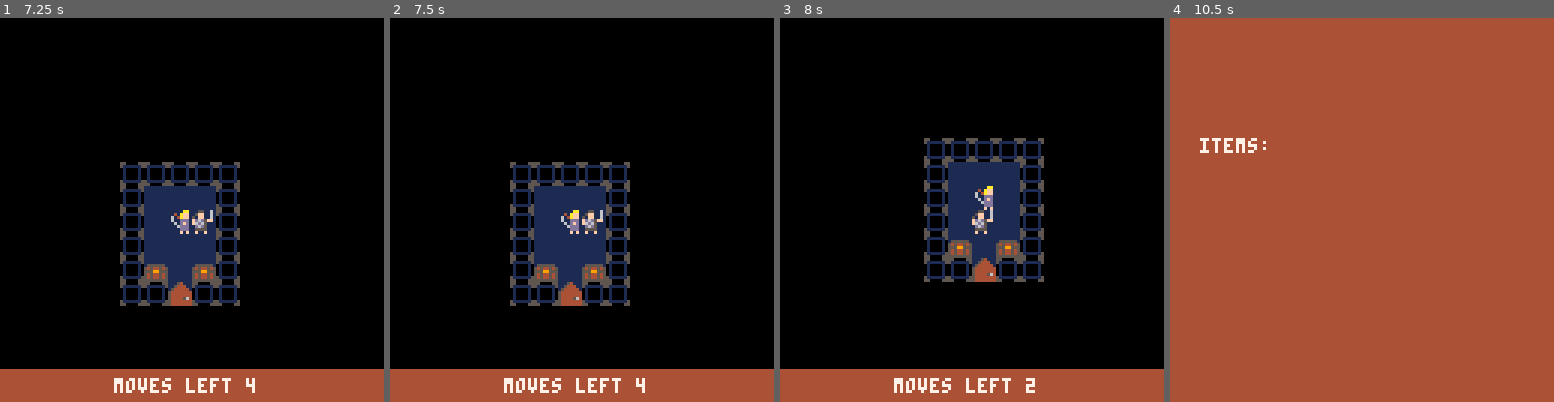
Above: before the commit, frames 1-4 (left to right).
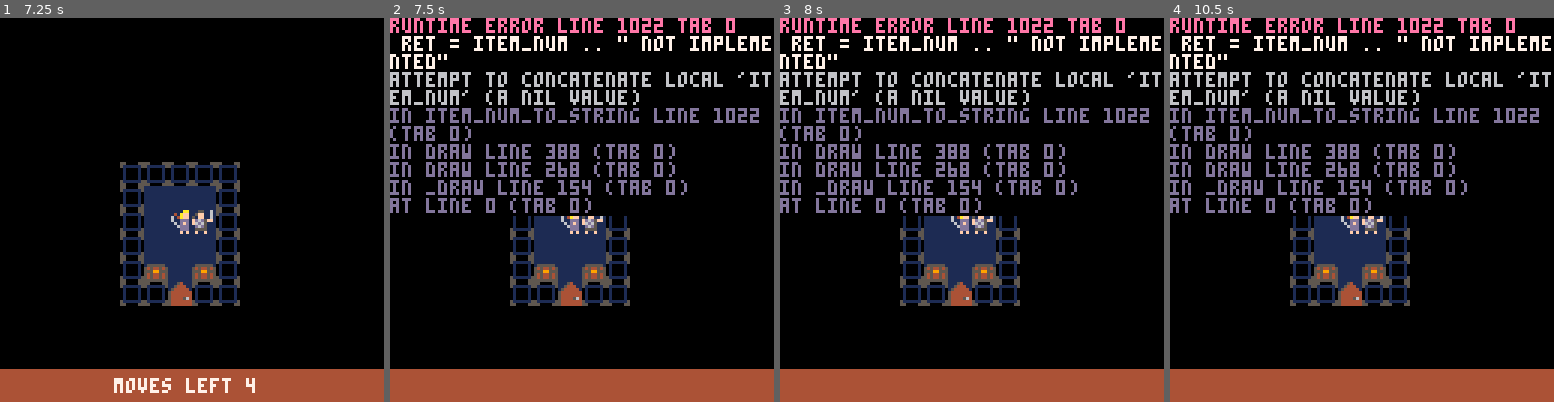
Above: after the commit, the same moments.

Repository: rad-corps/HQuest
Game: PICO-8 cartridge hq.p8
Two runs of this game, one before a commit and one after it. Both use one fixed random seed, a clock stepped at 60 frames per second and the inputs below.
Inputs:
- Up to frame 1 (7.25 s): tap O (Z key) at 0.33, 1.07, 2.22, 3.72, 5.22, 6.72 s; tap Down at 0.7 s; tap X (X key) at 1.43, 2.07, 2.82, 3.57, 4.32, 5.07, 5.82, 6.57 s; hold Up 1.97-2.63 s; hold Right 2.68-3.02 s; hold Down 3.07-3.73 s; hold Left 3.78-4.12 s; hold Up 4.17-4.5 s; hold Left 4.55-5.05 s; hold Right 5.1-5.93 s; hold Up 5.98-6.65 s; hold Right 6.7-7.03 s; hold Down from 7.08 s (still down)
- Up to frame 2 (7.5 s): keep holding Down; tap X (X key) at 7.32 s
- Up to frame 3 (8 s): release Down at 7.75 s; hold Left from 7.8 s (still down)
- Up to frame 4 (10.5 s): tap X (X key) every 0.75 s from 8.07 to 10.32 s; release Left at 8.13 s; hold Up 8.18-8.52 s; tap O (Z key) at 8.22, 9.72 s; hold Left 8.57-9.07 s; hold Right 9.12-9.95 s; hold Up from 10 s (still down)

Frame 1 is identical in both runs. In frame 2, 14% of the frame differs, in the area x 0-100%, y 0-98%; in frame 3, 20%; in frame 4, 91%, in the area x 0-100%, y 0-92%.
Error after the commit: runtime error line 1022 tab 0; ret = item_num .. " not implemented"; attempt to concatenate local 'item_num' (a nil value)

Commit message:
WIP giving items

Diff:
--- a/hq.p8
+++ b/hq.p8
@@ -304,6 +304,9 @@
 		if (btnp(3)) p.item_selection += 1
 		if (p.item_selection < 1) p.item_selection = #p.items
 		if (p.item_selection > #p.items) p.item_selection = 1
+		if (btnp(4)) then
+			app_state = game_state
+		end
 		if (btnp(5)) then
 			--get item type
 			local item = p.items[p.item_selection]
@@ -384,6 +387,12 @@
 				local en = p.adjacent_enemies[p.attack_selection]
 				restore_camera()
 				rect(en.x * 8, en.y * 8, en.x * 8 + 7, en.y * 8 + 7, animator)
+			elseif p.state == "give_menu" then
+				print(" \x8b" .. item_num_to_string(p.items[p.item_selection]) .."\x91 give\x97", 5, 120, 7)
+				--get cell to hilight
+				local mt = p:get_mate()
+				restore_camera()
+				rect(mt.x * 8, mt.y * 8, mt.x * 8 + 7, mt.y * 8 + 7, animator)
 			end
 		end
 
@@ -580,6 +589,21 @@
 		self:do_move_or_action_menu()
 	elseif self.state == "attack_menu" then
 		self:do_attack_menu()
+	elseif self.state == "give_menu" then
+		self:do_give_menu()
+	end
+end
+
+function player:do_give_menu()
+	if (btnp(5)) then
+
+		local mate = self:get_mate()
+
+		--copy the item to our mate
+		add(mate.items, self.items[self.item_selection])
+
+		--remove the item from ourselves
+		del(self.items, self.item_selection)
 	end
 end
 
@@ -668,9 +692,10 @@
 		end
 
 		--check surrounding location for mate. open give menu
-		--if self.state != "attack_menu" and ch_opened == false
-
-		if self.state != "attack_menu" and ch_opened == false and self.ml == 0 then
+		if self.state != "attack_menu" and ch_opened == false and self:is_player_adjacent() == true then
+			self.state = "give_menu"
+
+		elseif self.state != "attack_menu" and ch_opened == false and self.ml == 0 then
 			self.state = "move_or_action"
 			self.menu_selection = 5
 		end
@@ -840,6 +865,22 @@
 	return ret
 end
 
+function player:is_player_adjacent()
+	local mate = self:get_mate()
+	local ret = false
+
+	if mate.x == self.x then
+		if mate.y == self.y + 1 or mate.y == self.y - 1 then
+			ret = true
+		end
+	elseif mate.y == self.y then
+		if mate.x == self.x + 1 or mate.x == self.x - 1 then
+			ret = true
+		end
+	end
+	return ret
+end
+
 enemy={}
 
 --enemy functions
@@ -959,19 +1000,19 @@
  	set_camera(self.x * 8 - 64, self.y * 8 - 64)
 end
 
-function enemy:get_adjacent_player()
-	local ret = {}
-
-	local neighbour_tiles = getneighbours({self.x, self.y})
-
-	for neighbour in all (neighbour_tiles) do
-		if neighbour[1] == actor[1].x and neighbour[2] == actor[1].y then --this is the traversal cost. cost of 6 is an enemy
-			add(ret, get_actor_on_tile(neighbour[1], neighbour[2]))
-		end
-	end
-
-	return ret
-end
+-- function enemy:get_adjacent_player()
+-- 	local ret = {}
+
+-- 	local neighbour_tiles = getneighbours({self.x, self.y})
+
+-- 	for neighbour in all (neighbour_tiles) do
+-- 		if neighbour[1] == actor[1].x and neighbour[2] == actor[1].y then --this is the traversal cost. cost of 6 is an enemy
+-- 			add(ret, get_actor_on_tile(neighbour[1], neighbour[2]))
+-- 		end
+-- 	end
+
+-- 	return ret
+-- end
 
 function enemy:draw()
 	if self.active == true then
